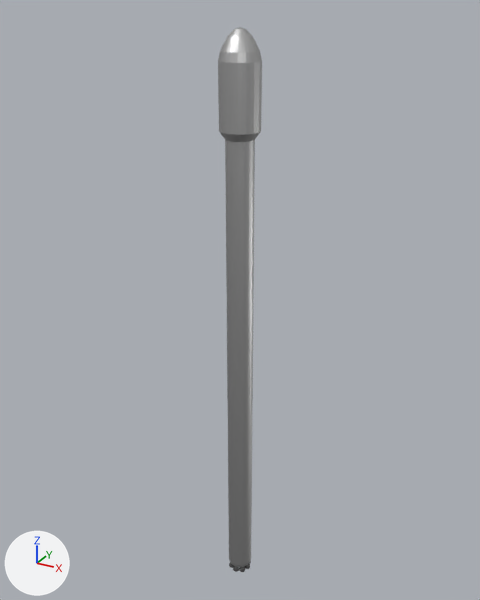
A saved change to the Blender file models/falcon9.blend.
Both versions are drawn from a 50 mm lens placed at (40.1, -72.9, 52.3), pointed at (-1.2, 2.1, 14.8). Lighting does not change. The marker at lower left points along +X, +Y and +Z.

Objects in the first picture: 'Engine.001', 'Fairing', 'Stage1', 'Stage2'.
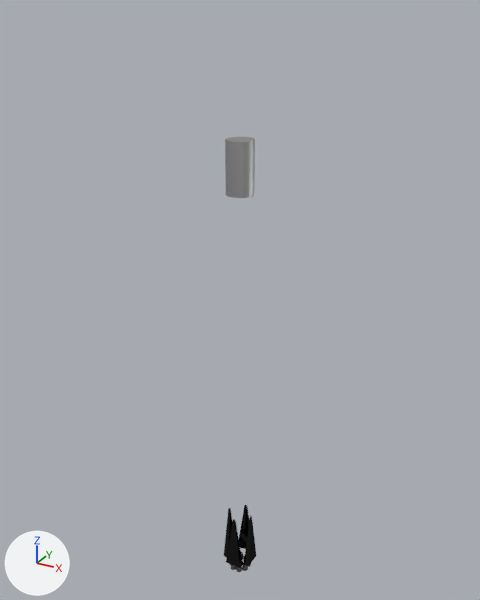
Commit message: Restarted on legs

Location of each change, (x1, y1, x2, y2) in pixels of the pictures (480 x 600 px):
'Stage1', hidden
    before: (226, 195, 254, 567)
'Fairing', hidden
    before: (218, 27, 262, 142)
'Legs', added
    after: (224, 505, 256, 568)
'Engine.001', moved, turned
    before: (229, 560, 251, 572)
    after: (230, 552, 251, 572)

Edits to the bpy script that builds the scene:
```text
Add mat_gloss_black:
    mat_gloss_black = bpy.data.materials.new('Gloss Black')
    mat_gloss_black.use_nodes = True; mat_gloss_black.node_tree.nodes.clear()
    _N = mat_gloss_black.node_tree.nodes; _L = mat_gloss_black.node_tree.links
    n0 = _N.new('ShaderNodeOutputMaterial'); n0.name = 'Material Output'
    n1 = _N.new('ShaderNodeBsdfAnisotropic'); n1.name = 'Glossy BSDF'
    n1.distribution = 'GGX'
    n1.inputs[0].default_value = (0.0445, 0.0445, 0.0445, 1.0)  # 'Color', black #3c3c3c
    n1.inputs[1].default_value = 0.0  # 'Roughness'
    _L.new(n1.outputs[0], n0.inputs[0])  # 'BSDF' to 'Surface'
Add me_plane:
    me_plane.from_pydata(...)  # 28 vertices, 16 faces; spans x -1.31..1.31, y 1.31..2.34, z 0.0..9.08
    me_plane.materials.append(mat_gloss_black)
Change ob_stage1:
    add ob_stage1.hide_viewport = True
Change ob_fairing:
    add ob_fairing.hide_viewport = True
Change ob_engine_001:
    ob_engine_001.rotation_euler: (0.0, 0.0, 0.785) -> (0.0, 0.0, 0.0)  # degrees (0, 0, 45) -> degrees (0, 0, 0)
    ob_engine_001.location: (-1.33, 0.0, -31.61) -> (1.229, 0.509, 0.0)
Add ob_legs:
    ob_legs = bpy.data.objects.new('Legs', me_plane)
    ob_legs.parent = ob_stage1
    ob_legs.location = (0.0, 0.0, -30.0)
    _m = ob_legs.modifiers.new('Array', 'ARRAY')
    _m.count = 4
    _m.constant_offset_displace = (-0.04, 0.0, 0.0)
    _m.use_relative_offset = False
    _m.use_object_offset = True
    _m.offset_object = ob_leg_axis
Add ob_leg_axis:
    ob_leg_axis = bpy.data.objects.new('Leg Axis', None)
    ob_leg_axis.parent = ob_stage1
    ob_leg_axis.location = (0.0, 0.0, -30.0)
    ob_leg_axis.rotation_euler = (0.0, 0.0, 1.571)  # degrees (0, 0, 90)
```
